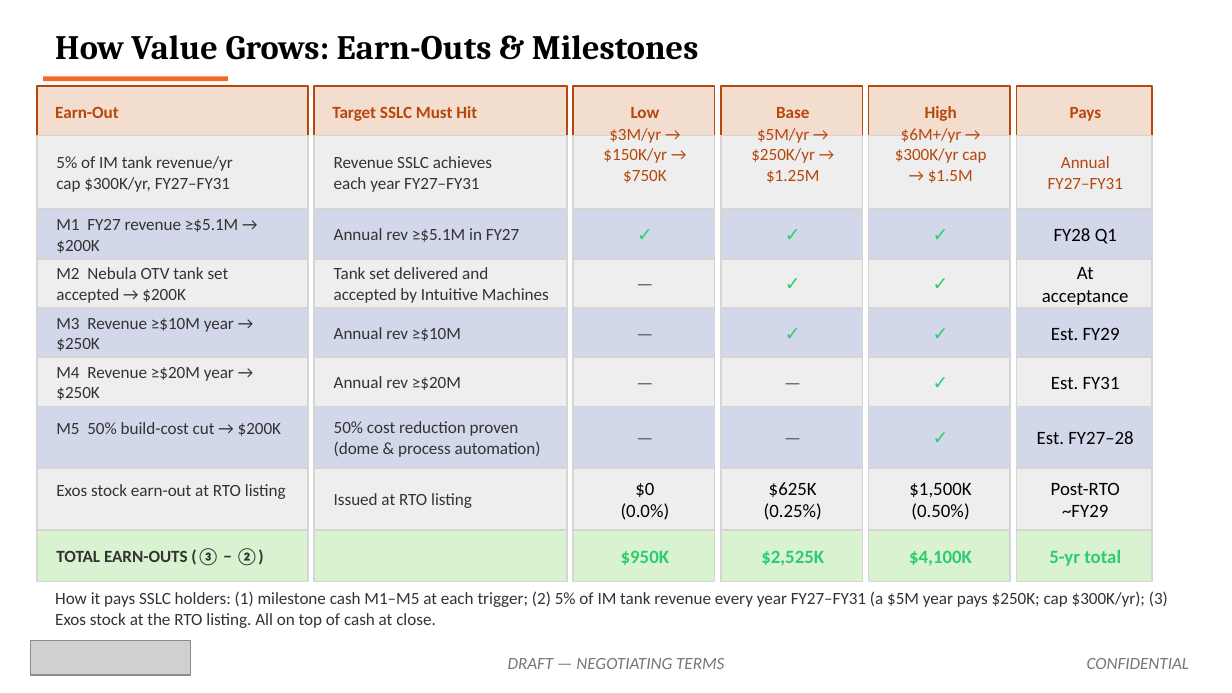
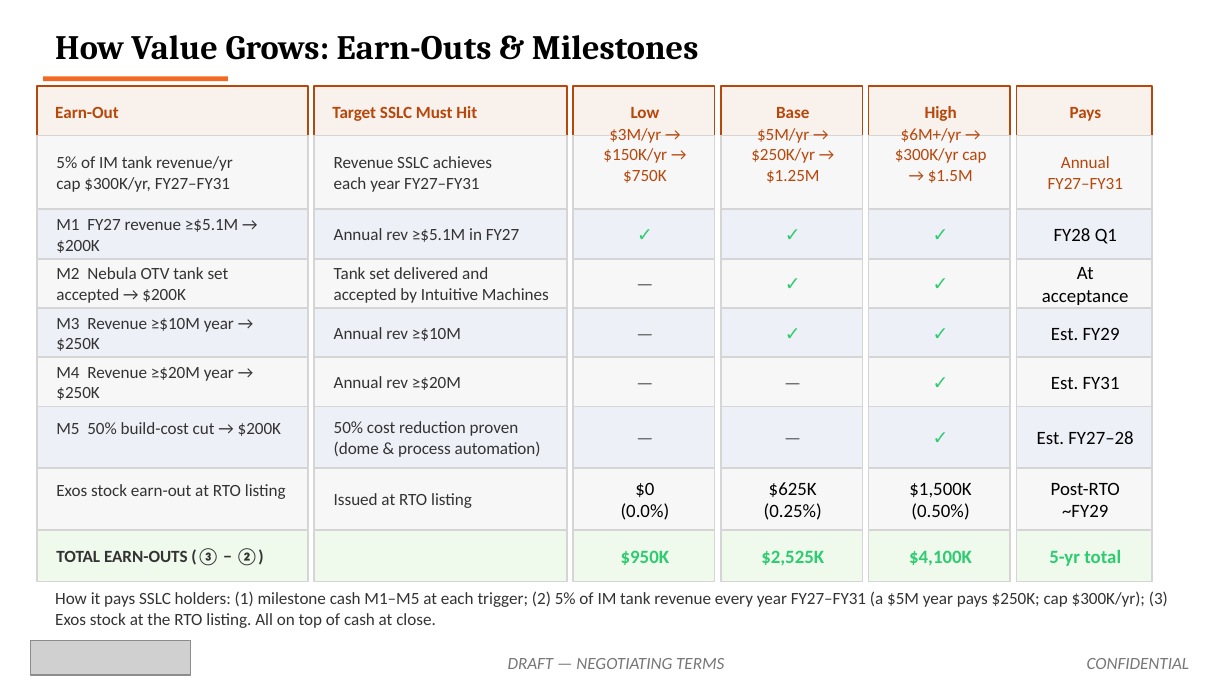
Before and after one commit to ExosAerospace/workspace, a slide deck: slide 10 of drafts/Exos_SSLC_Board_Offer_Overview_2026-10-12_r5_PRINT.pptx. Drawn at 1232x693 pixels with LibreOffice and Linux fonts; fonts in the diff are those of the drawing; grey boxes stand for pictures. Boxes give left, top, right and bottom in pixels: in the first picture for what was removed or moved away, otherwise in the second. Text is boxed around its words. In the diff, an @@ line names an element or a change of style, - is before the commit and + after.

```diff
--- a/drafts/Exos_SSLC_Board_Offer_Overview_2026-10-12_r5_PRINT.pptx
+++ b/drafts/Exos_SSLC_Board_Offer_Overview_2026-10-12_r5_PRINT.pptx
@@ fill #F3DDCF to #F9F1EC in 6 elements at <box>314,86,567,136</box>, <box>573,86,715,136</box>, <box>721,86,862,136</box>, <box>869,86,1010,136</box>, <box>1016,86,1152,136</box>, <box>37,86,308,136</box> @@
@@ fill #D2D7E9 to #EEF0F7 in 18 elements at <box>314,209,567,259</box>, <box>573,209,715,259</box>, <box>721,209,862,259</box>, <box>869,209,1010,259</box>, <box>1016,209,1152,259</box>, <box>314,308,567,357</box>, <box>573,308,715,357</box>, <box>721,308,862,357</box>, <box>869,308,1010,357</box>, <box>1016,308,1152,357</box>, <box>314,407,567,468</box>, <box>573,407,715,468</box>, <box>721,407,862,468</box>, <box>869,407,1010,468</box>, <box>1016,407,1152,468</box>, <box>37,209,308,259</box>, <box>37,308,308,357</box>, <box>37,407,308,468</box> @@
@@ fill #EEEEEE to #F7F7F7 in 24 elements at <box>314,136,567,209</box>, <box>573,136,715,209</box>, <box>721,136,862,209</box>, <box>869,136,1010,209</box>, <box>1016,136,1152,209</box>, <box>314,259,567,308</box>, <box>573,259,715,308</box>, <box>721,259,862,308</box>, <box>869,259,1010,308</box>, <box>1016,259,1152,308</box>, <box>314,357,567,407</box>, <box>573,357,715,407</box>, <box>721,357,862,407</box>, <box>869,357,1010,407</box>, <box>1016,357,1152,407</box>, <box>314,468,567,530</box>, <box>573,468,715,530</box>, <box>721,468,862,530</box>, <box>869,468,1010,530</box>, <box>1016,468,1152,530</box>, <box>37,136,308,209</box>, <box>37,259,308,308</box>, <box>37,357,308,407</box>, <box>37,468,308,530</box> @@
@@ fill #D9F3D0 to #EFF9EC in 6 elements at <box>314,530,567,582</box>, <box>573,530,715,582</box>, <box>721,530,862,582</box>, <box>869,530,1010,582</box>, <box>1016,530,1152,582</box>, <box>37,530,308,582</box> @@
```
Also in this commit, not shown: 16 other slides changed, 2 other files.
